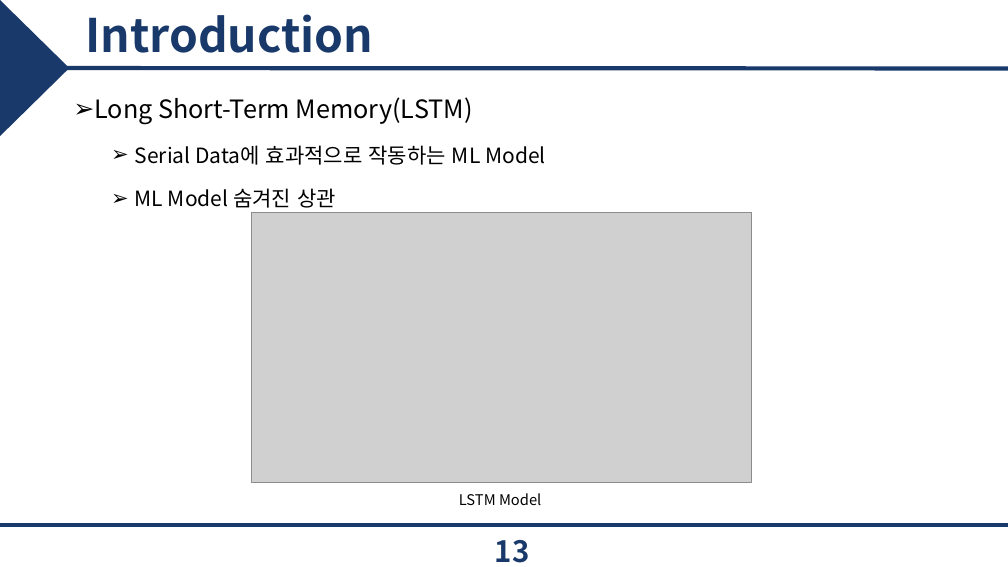
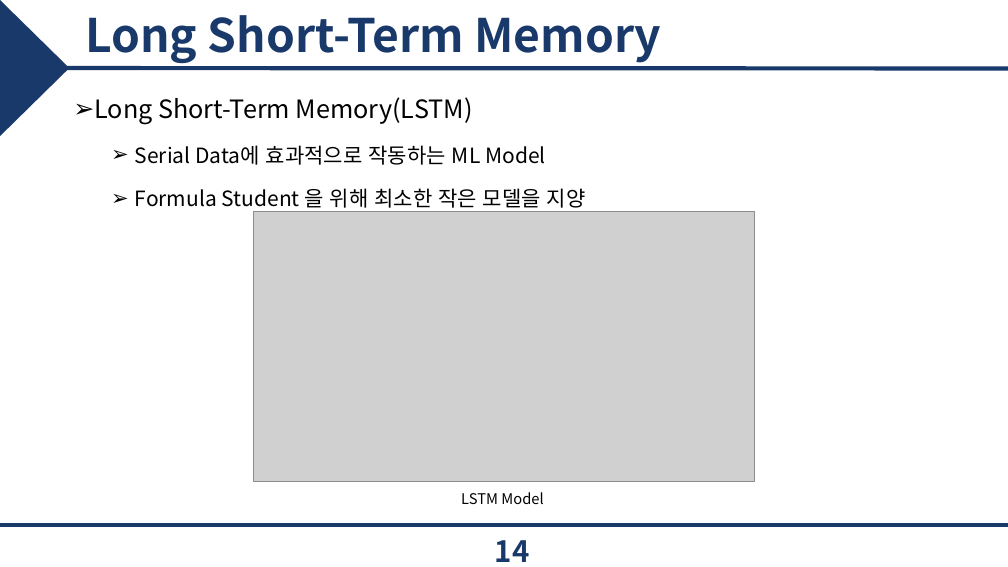
Before and after one commit to epoxx-arch/Torque_vectoringthesis, a slide deck: slide 14 of 졸업 논문/JCCI 발표.pptx (slide 13 before the commit). Drawn at 1008x567 pixels with LibreOffice and Linux fonts; fonts in the diff are those of the drawing; grey boxes stand for pictures; background and template pictures are left out. Boxes give left, top, right and bottom in pixels: in the first picture for what was removed or moved away, otherwise in the second. Text is boxed around its words. In the diff, an @@ line names an element or a change of style, - is before the commit and + after.

```diff
--- a/졸업 논문/JCCI 발표.pptx
+++ b/졸업 논문/JCCI 발표.pptx
@@ title at (85, 15, 661, 64): text changed @@
-Introduction
+Long Short-Term Memory
@@ text at (135, 188, 586, 208): text changed @@
-  ➢ ML Model 숨겨진 상관
+  ➢ Formula Student 을 위해 최소한 작은 모델을 지양
@@ page number at (495, 540, 530, 562): text changed @@
-13
+14
```
Also in this commit, not shown: 10 other slides changed, 3 slides added, 2 slides removed, 30 other files.
